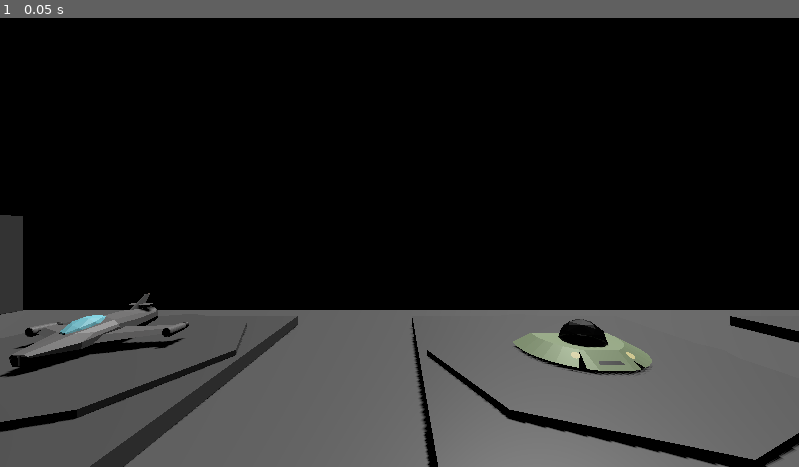
Above: before the commit, frame 1.
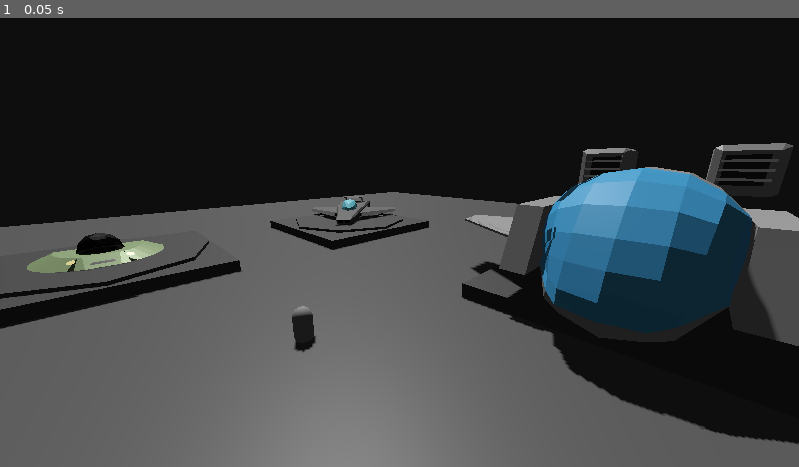
Above: after the commit, the same moment.

Repository: Markall201/LowBudgetSpaceSimGodot
Game: Godot game, scene res://hangar_bay_test.tscn
Two runs of this game, one before a commit and one after it. Both use one fixed random seed, a clock stepped at 60 frames per second and the inputs below. This scene is started directly instead of the project's main scene.
Inputs:
- Up to frame 1 (0.05 s): no input

The runs differ from the first frame. In frame 1, 37% of the frame differs, in the area x 0-100%, y 27-100%.

Commit message:
Additional scaling in hangar test scene

Diff:
--- a/hangar_bay_test.tscn
+++ b/hangar_bay_test.tscn
@@ -1,39 +1,74 @@
-[gd_scene load_steps=6 format=3 uid="uid://rarl1soagyqe"]
+[gd_scene load_steps=12 format=3 uid="uid://rarl1soagyqe"]
 
+[ext_resource type="Texture2D" uid="uid://dgj4r0ty8ghe8" path="res://Assets/Skyboxes/empty-space-panorama.png" id="1_46vei"]
 [ext_resource type="PackedScene" uid="uid://cxki12x0nxpmf" path="res://Assets/hangar-backdrop.glb" id="1_83atj"]
 [ext_resource type="PackedScene" uid="uid://cjd5o54g6cmpg" path="res://Assets/hangar-pad.glb" id="2_27p3e"]
 [ext_resource type="PackedScene" uid="uid://cq8lyns0gewpj" path="res://Assets/space brigade starbird classic.glb" id="3_m570n"]
 [ext_resource type="PackedScene" uid="uid://4lld0nvcdfgy" path="res://Assets/wallbug ship.glb" id="4_m570n"]
 [ext_resource type="PackedScene" uid="uid://do207dq50eghy" path="res://Assets/space brigade starbird 2.glb" id="5_46vei"]
+[ext_resource type="PackedScene" uid="uid://dw2u20gii53r0" path="res://Assets/space brigade star-ranger.glb" id="7_frnu1"]
+
+[sub_resource type="PanoramaSkyMaterial" id="PanoramaSkyMaterial_frnu1"]
+panorama = ExtResource("1_46vei")
+
+[sub_resource type="Sky" id="Sky_46vei"]
+sky_material = SubResource("PanoramaSkyMaterial_frnu1")
+
+[sub_resource type="Environment" id="Environment_frnu1"]
+background_mode = 2
+background_energy_multiplier = 0.7
+sky = SubResource("Sky_46vei")
+ambient_light_source = 2
+ambient_light_color = Color(0.19076231, 0.19076234, 0.19076231, 1)
+tonemap_mode = 2
+
+[sub_resource type="CapsuleMesh" id="CapsuleMesh_frnu1"]
 
 [node name="Node3D" type="Node3D"]
 
+[node name="WorldEnvironment" type="WorldEnvironment" parent="."]
+environment = SubResource("Environment_frnu1")
+
+[node name="CameraPosition1" type="Node3D" parent="."]
+transform = Transform3D(1, 0, 0, 0, 0.9659259, 0.25881907, 0, -0.25881907, 0.9659258, -9, 6, -17)
+
 [node name="Camera3D" type="Camera3D" parent="."]
-transform = Transform3D(1, 0, 0, 0, 1, 0, 0, 0, 1, -9, 6, -17)
+transform = Transform3D(0.70710677, 0.18301272, -0.6830127, 9.44696e-09, 0.9659259, 0.25881907, 0.7071068, -0.18301274, 0.68301266, 1, 8, 2)
 current = true
 
 [node name="DirectionalLight3D" type="DirectionalLight3D" parent="."]
 transform = Transform3D(-0.8660254, -0.43301278, 0.25, 0, 0.49999997, 0.86602545, -0.50000006, 0.75, -0.43301266, 0, 0, 0)
+light_energy = 0.4
 shadow_enabled = true
 
 [node name="hangar-backdrop" parent="." instance=ExtResource("1_83atj")]
-transform = Transform3D(1, 0, 0, 0, 1, 0, 0, 0, 1, 0, 4, 0)
+transform = Transform3D(1, 0, 0, 0, 1, 0, 0, 0, 1, 0, 6, 0)
+
+[node name="MeshInstance3D" type="MeshInstance3D" parent="hangar-backdrop"]
+transform = Transform3D(1, 0, 0, 0, 1, 0, 0, 0, 1, 7, -6, -11)
+mesh = SubResource("CapsuleMesh_frnu1")
 
 [node name="hangar-pad" parent="." instance=ExtResource("2_27p3e")]
 transform = Transform3D(1, 0, 0, 0, 1, 0, 0, 0, 1, -25, 0, -32)
 
 [node name="space brigade starbird classic" parent="hangar-pad" instance=ExtResource("3_m570n")]
-transform = Transform3D(1, 0, 0, 0, 1, 0, 0, 0, 1, 0, 0.72, 2)
+transform = Transform3D(1.5, 0, 0, 0, 1.5, 0, 0, 0, 1.5, 0, 0.72, 2)
 
 [node name="hangar-pad3" parent="." instance=ExtResource("2_27p3e")]
 transform = Transform3D(1, 0, 0, 0, 1, 0, 0, 0, 1, 0, 0, -32)
 
 [node name="wallbug ship" parent="hangar-pad3" instance=ExtResource("4_m570n")]
-transform = Transform3D(3, 0, 0, 0, 3, 0, 0, 0, 3, 0, 0.7, -1)
+transform = Transform3D(4, 0, 0, 0, 4, 0, 0, 0, 4, 0, 0.7, -1)
 skeleton = NodePath("../..")
 
 [node name="hangar-pad2" parent="." instance=ExtResource("2_27p3e")]
 transform = Transform3D(1, 0, 0, 0, 1, 0, 0, 0, 1, 25, 0, -32)
 
 [node name="space brigade starbird 2" parent="hangar-pad2" instance=ExtResource("5_46vei")]
-transform = Transform3D(1, 0, 0, 0, 1, 0, 0, 0, 1, 0, 0.72, 2)
+transform = Transform3D(1.0606601, 0, -1.0606601, 0, 1.5, 0, 1.0606601, 0, 1.0606601, -2, 0.72, 2)
+
+[node name="hangar-pad4" parent="." instance=ExtResource("2_27p3e")]
+transform = Transform3D(-4.371139e-08, 0, -1, 0, 1, 0, 1, 0, -4.371139e-08, 25, 0, 0)
+
+[node name="space brigade star-ranger" parent="hangar-pad4" instance=ExtResource("7_frnu1")]
+transform = Transform3D(5, 0, 0, 0, 5, 0, 0, 0, 5, 1.3113413e-07, 5, 3)
Binary file changed: Assets/hangar-backdrop.glb
